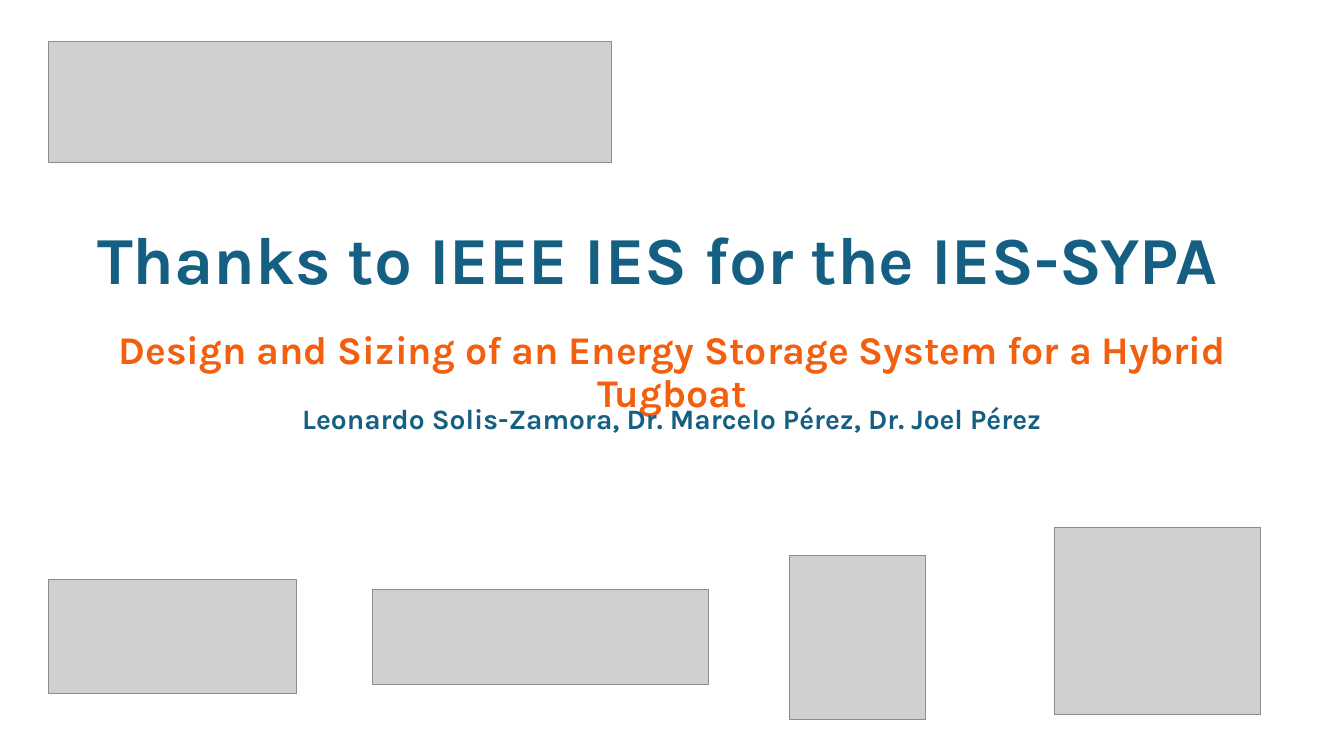
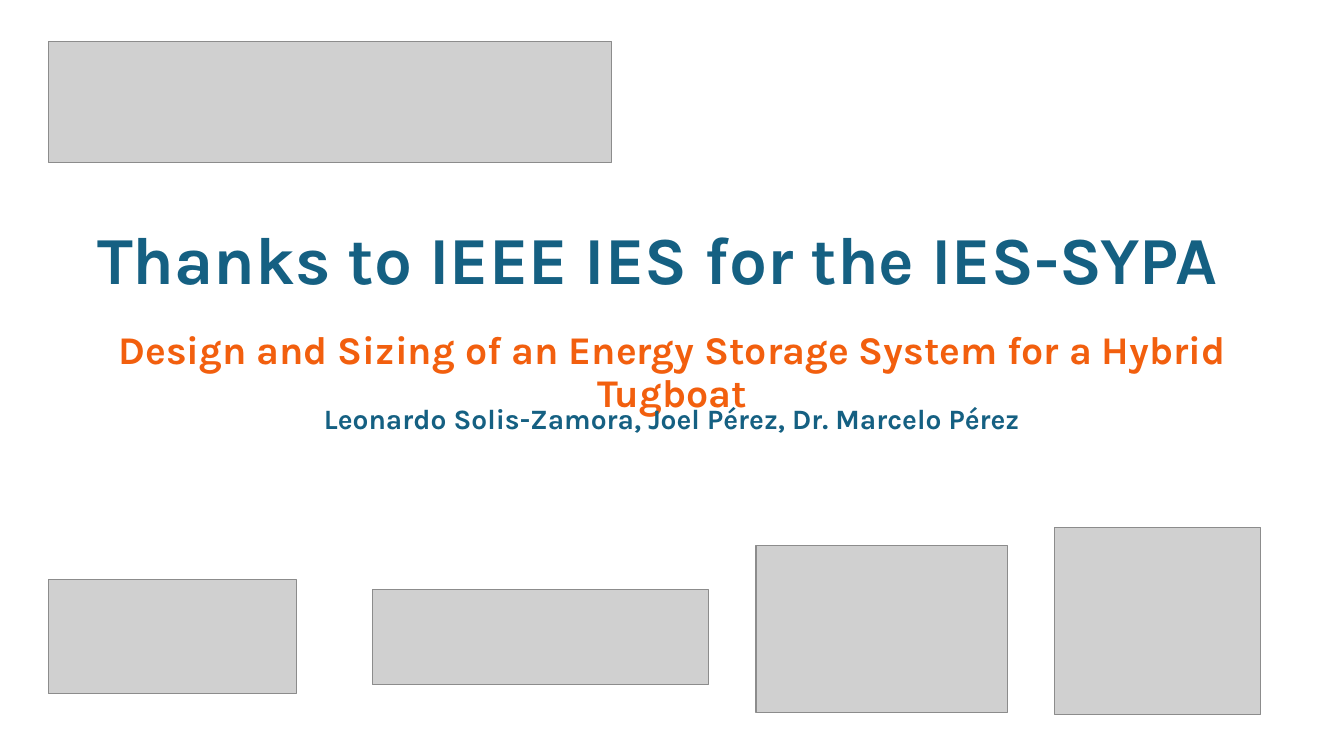
Before and after one commit to LEOSZ8/Video_Powereng25, a slide deck: slide 2 of Imagenes/Inicio_Cierre.pptx. Drawn at 1344x756 pixels with LibreOffice and Linux fonts; fonts in the diff are those of the drawing; grey boxes stand for pictures. Boxes give left, top, right and bottom in pixels: in the first picture for what was removed or moved away, otherwise in the second. Text is boxed around its words. In the diff, an @@ line names an element or a change of style, - is before the commit and + after.

```diff
--- a/Imagenes/Inicio_Cierre.pptx
+++ b/Imagenes/Inicio_Cierre.pptx
@@ text at (x1=324, y1=403, x2=1020, y2=433): text changed @@
-Leonardo Solis-Zamora, Dr. Marcelo Pérez, Dr. Joel Pérez
+Leonardo Solis-Zamora, Joel Pérez, Dr. Marcelo Pérez
@@ picture added at (x1=756, y1=545, x2=1007, y2=712) @@
@@ picture removed at (x1=790, y1=556, x2=927, y2=720) @@
```
Also in this commit, not shown: 1 other slide changed, 48 other files.
